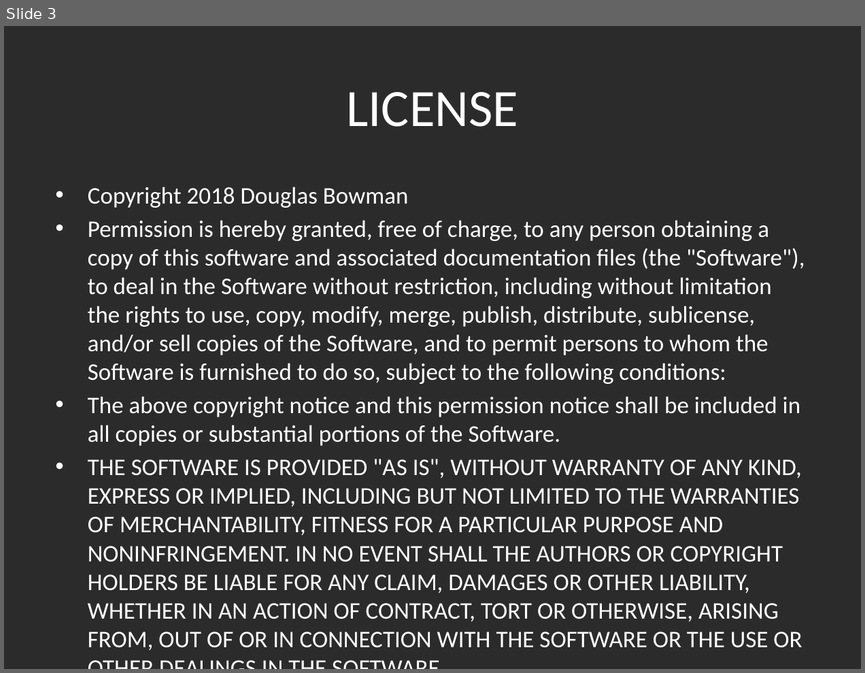
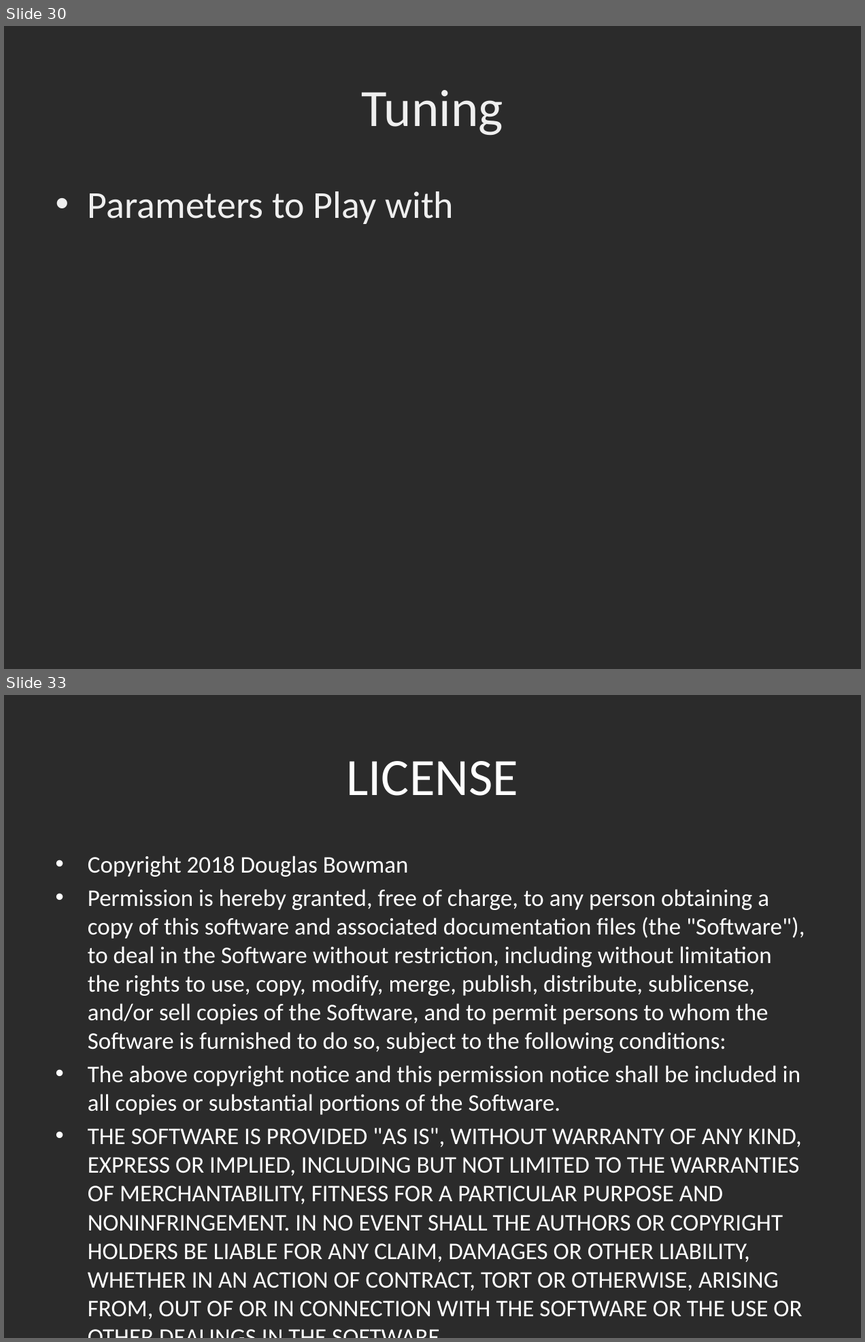
Before and after one commit to dbowmans46/PracticalProgramming, a slide deck: Session 7 - Python/Instructional Material/Session 7 - Python Brief Intro to Machine Learning with Scikit Learn.pptx. Shown one above the other, each under a label of ours: slide 3 before the commit, slides 30 and 33 after it; the slides between them are not shown. The pictures are 865x673 and 865x1342 pixels, drawn with LibreOffice and Linux fonts; fonts in the diff are those of the drawing; background and template pictures are left out; a plain dark background stands for a picture behind light text. Boxes give left, top, right and bottom in pixels: in the first picture for what was removed or moved away, otherwise in the second. Text is boxed around its words. In the diff, an @@ line names an element or a change of style, - is before the commit and + after.

```diff
--- a/Session 7 - Python/Instructional Material/Session 7 - Python Brief Intro to Machine Learning with Scikit Learn.pptx
+++ b/Session 7 - Python/Instructional Material/Session 7 - Python Brief Intro to Machine Learning with Scikit Learn.pptx
@@ slide 30 added at (x1=4, y1=26, x2=861, y2=669), background picture (left out) @@
@@ title added at (x1=362, y1=90, x2=503, y2=135), 44 pt, text #EFEFEF @@
+Tuning
@@ text added at (x1=88, y1=191, x2=453, y2=224), 32 pt, text #EFEFEF @@
+• Parameters to Play with
@@ what was slide 3 is now slide 33 @@
```
Also in this commit, not shown: 1 slide changed, 29 other slides added, 1 other file.
